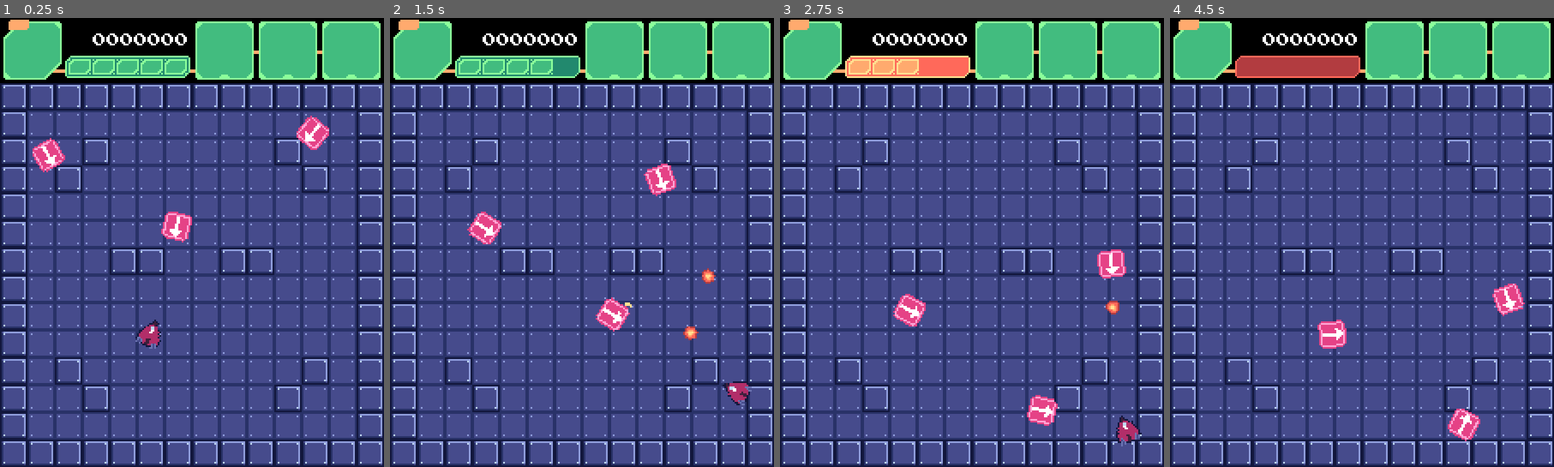
Above: before the commit, frames 1-4 (left to right).
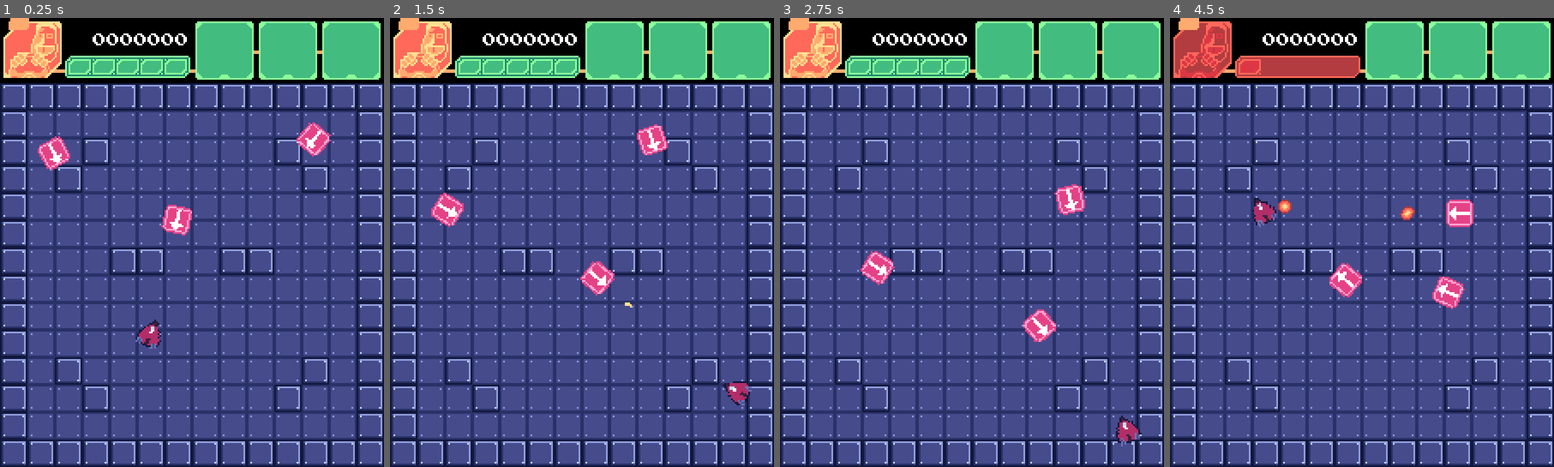
Above: after the commit, the same moments.

Repository: andresTapari/Haha-Woo-
Game: Godot game, scene res://scenes/lvl/dev_lvl.tscn
The game is run twice, just before and just after one commit, with the same random seed, the same clock (stepped at 60 frames per second) and the same inputs.
Inputs (mouse positions are in pixels of both pictures, inside the frame that each line leads up to):
- Up to frame 1 (0.25 s): no input
- Up to frame 2 (1.5 s): move the mouse to (666, 220) at 0.52 s; press the mouse at (666, 220) at 0.53 s; hold Right (ui_right) 0.53-1.28 s; move the mouse to (505, 264) at 1.27 s; release the mouse at (505, 264) at 1.28 s; hold Down (ui_down) from 1.28 s (still down); click (505, 264) at 1.35 s
- Up to frame 3 (2.75 s): move the mouse to (1010, 143) at 2.02 s; release Down (ui_down) at 2.03 s; press the mouse at (1010, 143) at 2.03 s; hold Right (ui_right) from 2.03 s (still down)
- Up to frame 4 (4.5 s): move the mouse to (1342, 332) at 2.77 s; release Right (ui_right) at 2.78 s; release the mouse at (1342, 332) at 2.78 s; hold Up (ui_up) 2.78-3.53 s; click (1342, 332) at 2.85 s; move the mouse to (1477, 309) at 3.52 s; press the mouse at (1477, 309) at 3.53 s; hold Left (ui_left) from 3.53 s (still down); move the mouse to (1246, 175) at 4.27 s; release the mouse at (1246, 175) at 4.28 s; click (1246, 175) at 4.35 s

The runs differ from the first frame. In frame 1, 2.9% of the frame differs, in the area x 0-87%, y 0-50%; in frame 2, 4.6%; in frame 3, 5.9%, in the area x 0-91%, y 0-91%; in frame 4, 4.9%.

Commit message:
player icon

Diff:
--- a/scenes/enemys/movile_enemy/movil_enemy.tscn
+++ b/scenes/enemys/movile_enemy/movil_enemy.tscn
@@ -36,7 +36,7 @@
 time_horizon = 0.2
 max_speed = 1000.0
 debug_use_custom = true
-debug_path_custom_color = Color(0.0313726, 0, 1, 1)
+debug_path_custom_color = Color(1, 0.0588235, 0.0588235, 1)
 
 [node name="RayCast2D" type="RayCast2D" parent="."]
 target_position = Vector2(110, 0)
--- a/scenes/lvl/dev_lvl.tscn
+++ b/scenes/lvl/dev_lvl.tscn
@@ -23,14 +23,17 @@
 
 [node name="movil_enemy" parent="." instance=ExtResource("2_caoql")]
 position = Vector2(39, 78)
+SPEED = 2000.0
 player_path = NodePath("../Player")
 
 [node name="movil_enemy2" parent="." instance=ExtResource("2_caoql")]
 position = Vector2(185, 78)
+SPEED = 2000.0
 player_path = NodePath("../Player")
 
 [node name="movil_enemy3" parent="." instance=ExtResource("2_caoql")]
 position = Vector2(104, 110)
+SPEED = 2000.0
 player_path = NodePath("../Player")
 
 [node name="Control" parent="." instance=ExtResource("3_j8qqq")]
--- a/scenes/ui/healthBar.tscn
+++ b/scenes/ui/healthBar.tscn
@@ -16,5 +16,4 @@
 texture_filter = 1
 position = Vector2(0.010274, -0.0961539)
 sprite_frames = ExtResource("2_uqsfo")
-frame = 5
 offset = Vector2(37, 7)
--- /dev/null
+++ b/scenes/ui/player_icon.tscn
@@ -0,0 +1,151 @@
+[gd_scene load_steps=14 format=3 uid="uid://dsjq5esngwks2"]
+
+[ext_resource type="Texture2D" uid="uid://ffdxync8l3a5" path="res://assets/aseprite/ui/facebox_placeholder.png" id="1_a66w0"]
+[ext_resource type="Script" path="res://scripts/ui/player_icon.gd" id="1_ul8dv"]
+[ext_resource type="Texture2D" uid="uid://dt3kslkhgn4o2" path="res://assets/aseprite/ui/Player_Icon_animation.png" id="1_ymfuu"]
+
+[sub_resource type="AtlasTexture" id="AtlasTexture_4j2le"]
+atlas = ExtResource("1_ymfuu")
+region = Rect2(0, 0, 34, 35)
+
+[sub_resource type="AtlasTexture" id="AtlasTexture_a7gyj"]
+atlas = ExtResource("1_ymfuu")
+region = Rect2(34, 0, 34, 35)
+
+[sub_resource type="AtlasTexture" id="AtlasTexture_628oq"]
+atlas = ExtResource("1_ymfuu")
+region = Rect2(0, 0, 34, 35)
+
+[sub_resource type="AtlasTexture" id="AtlasTexture_mwb3p"]
+atlas = ExtResource("1_ymfuu")
+region = Rect2(68, 0, 34, 35)
+
+[sub_resource type="AtlasTexture" id="AtlasTexture_s637g"]
+atlas = ExtResource("1_ymfuu")
+region = Rect2(136, 0, 34, 35)
+
+[sub_resource type="AtlasTexture" id="AtlasTexture_8wso6"]
+atlas = ExtResource("1_ymfuu")
+region = Rect2(136, 0, 34, 35)
+
+[sub_resource type="AtlasTexture" id="AtlasTexture_6yfwj"]
+atlas = ExtResource("1_ymfuu")
+region = Rect2(170, 0, 34, 35)
+
+[sub_resource type="AtlasTexture" id="AtlasTexture_5r2ub"]
+atlas = ExtResource("1_ymfuu")
+region = Rect2(68, 0, 34, 35)
+
+[sub_resource type="AtlasTexture" id="AtlasTexture_7wksw"]
+atlas = ExtResource("1_ymfuu")
+region = Rect2(102, 0, 34, 35)
+
+[sub_resource type="SpriteFrames" id="SpriteFrames_biyyn"]
+animations = [{
+"frames": [{
+"duration": 1.0,
+"texture": SubResource("AtlasTexture_4j2le")
+}, {
+"duration": 1.0,
+"texture": SubResource("AtlasTexture_a7gyj")
+}, {
+"duration": 1.0,
+"texture": SubResource("AtlasTexture_4j2le")
+}, {
+"duration": 1.0,
+"texture": SubResource("AtlasTexture_a7gyj")
+}, {
+"duration": 1.0,
+"texture": SubResource("AtlasTexture_4j2le")
+}, {
+"duration": 1.0,
+"texture": SubResource("AtlasTexture_a7gyj")
+}],
+"loop": false,
+"name": &"green_damage",
+"speed": 5.0
+}, {
+"frames": [{
+"duration": 1.0,
+"texture": SubResource("AtlasTexture_628oq")
+}, {
+"duration": 1.0,
+"texture": SubResource("AtlasTexture_mwb3p")
+}, {
+"duration": 1.0,
+"texture": SubResource("AtlasTexture_s637g")
+}],
+"loop": false,
+"name": &"idle",
+"speed": 5.0
+}, {
+"frames": [{
+"duration": 1.0,
+"texture": SubResource("AtlasTexture_8wso6")
+}, {
+"duration": 1.0,
+"texture": SubResource("AtlasTexture_6yfwj")
+}, {
+"duration": 1.0,
+"texture": SubResource("AtlasTexture_8wso6")
+}, {
+"duration": 1.0,
+"texture": SubResource("AtlasTexture_6yfwj")
+}, {
+"duration": 1.0,
+"texture": SubResource("AtlasTexture_8wso6")
+}, {
+"duration": 1.0,
+"texture": SubResource("AtlasTexture_6yfwj")
+}],
+"loop": false,
+"name": &"red_damage",
+"speed": 5.0
+}, {
+"frames": [{
+"duration": 1.0,
+"texture": SubResource("AtlasTexture_5r2ub")
+}, {
+"duration": 1.0,
+"texture": SubResource("AtlasTexture_7wksw")
+}, {
+"duration": 1.0,
+"texture": SubResource("AtlasTexture_5r2ub")
+}, {
+"duration": 1.0,
+"texture": SubResource("AtlasTexture_7wksw")
+}, {
+"duration": 1.0,
+"texture": SubResource("AtlasTexture_5r2ub")
+}, {
+"duration": 1.0,
+"texture": SubResource("AtlasTexture_7wksw")
+}],
+"loop": false,
+"name": &"yellow_damage",
+"speed": 5.0
+}]
+
+[node name="Face_icon" type="Control"]
+layout_mode = 3
+anchors_preset = 0
+offset_right = 40.0
+offset_bottom = 40.0
+script = ExtResource("1_ul8dv")
+
+[node name="AnimatedSprite2D" type="AnimatedSprite2D" parent="."]
+unique_name_in_owner = true
+texture_filter = 3
+position = Vector2(19, 18)
+sprite_frames = SubResource("SpriteFrames_biyyn")
+animation = &"yellow_damage"
+
+[node name="Face" type="TextureRect" parent="."]
+visible = false
+texture_filter = 1
+offset_left = 2.0
+offset_top = 1.0
+offset_right = 36.0
+offset_bottom = 36.0
+texture = ExtResource("1_a66w0")
+stretch_mode = 3
--- a/scenes/ui/uiHeadder.tscn
+++ b/scenes/ui/uiHeadder.tscn
@@ -2,7 +2,7 @@
 
 [ext_resource type="Script" path="res://scripts/ui/ui.gd" id="1_6xwfv"]
 [ext_resource type="Texture2D" uid="uid://bjflp8uflqbsv" path="res://assets/aseprite/ui/header.png" id="1_ld1tm"]
-[ext_resource type="Texture2D" uid="uid://ffdxync8l3a5" path="res://assets/aseprite/ui/facebox_placeholder.png" id="2_trjru"]
+[ext_resource type="PackedScene" uid="uid://dsjq5esngwks2" path="res://scenes/ui/player_icon.tscn" id="3_m88l4"]
 [ext_resource type="Texture2D" uid="uid://bc8urgtidltbq" path="res://assets/aseprite/ui/Special_place_holder.png" id="3_yop3i"]
 [ext_resource type="PackedScene" uid="uid://bmqcn7krtyvvf" path="res://scenes/ui/healthBar.tscn" id="6_5ltab"]
 [ext_resource type="FontFile" uid="uid://rfl04y1mlf2l" path="res://assets/fonts/arcadepix/ARCADEPI.TTF" id="7_dqthh"]
@@ -28,15 +28,8 @@
 texture = ExtResource("1_ld1tm")
 stretch_mode = 2
 
-[node name="Face" type="TextureRect" parent="."]
-texture_filter = 1
+[node name="Face_icon" parent="." instance=ExtResource("3_m88l4")]
 layout_mode = 0
-offset_left = 2.0
-offset_top = 1.0
-offset_right = 36.0
-offset_bottom = 36.0
-texture = ExtResource("2_trjru")
-stretch_mode = 3
 
 [node name="Special_1" type="TextureRect" parent="."]
 texture_filter = 1
--- a/scripts/lvl/dev_lvl.gd
+++ b/scripts/lvl/dev_lvl.gd
@@ -1,15 +1,10 @@
 extends Node2D
 
-
-# Called when the node enters the scene tree for the first time.
 func _ready():
 	pass
 
-
-# Called every frame. 'delta' is the elapsed time since the previous frame.
 func _process(delta):
 	pass
 
-
 func _on_player_update_health_value_ui(current_health):
 	pass # Replace with function body.
--- /dev/null
+++ b/scripts/ui/player_icon.gd
@@ -0,0 +1,23 @@
+extends Control
+
+@onready var animatedSprite = %AnimatedSprite2D
+
+func _process(delta):
+	pass
+
+func handle_player_hit(currentLife: int) -> void:
+	if currentLife > 3:
+		animatedSprite.play("green_damage")
+	elif currentLife > 1:
+		animatedSprite.play("yellow_damage")
+	else:
+		animatedSprite.play("red_damage")
+
+func update_draw(currentLife: int) -> void:
+	animatedSprite.animation = "idle"
+	if currentLife > 3:
+		animatedSprite.frame = 0
+	elif currentLife > 1:
+		animatedSprite.frame = 1
+	else:
+		animatedSprite.frame = 2
--- a/scripts/ui/ui.gd
+++ b/scripts/ui/ui.gd
@@ -13,3 +13,6 @@
 
 func _on_player_update_health_value_ui(current_health):
 	$healthBar.update_draw(current_health)
+	$Face_icon.handle_player_hit(current_health)
+	await  $Face_icon/AnimatedSprite2D.animation_finished
+	$Face_icon.update_draw(current_health)
Binary file added: assets/aseprite/ui/Player_Icon.aseprite
Binary file added: assets/aseprite/ui/Player_Icon_animation.png
Not shown, added: assets/aseprite/ui/Player_Icon_animation.png.import
